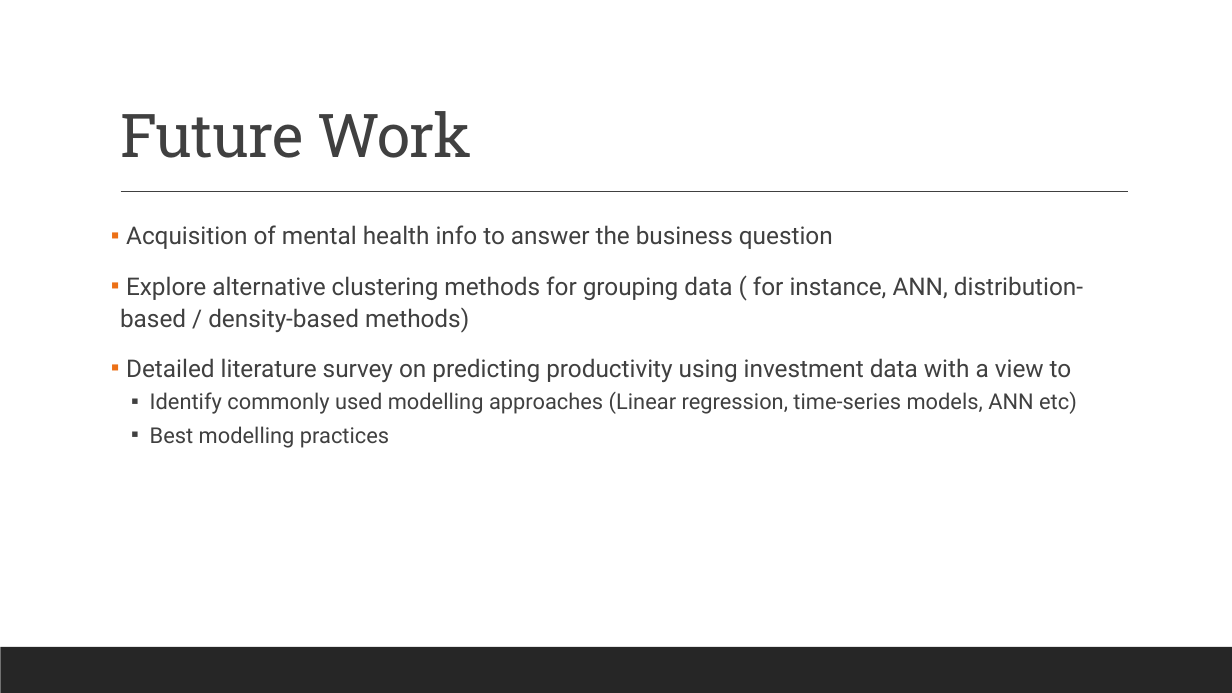
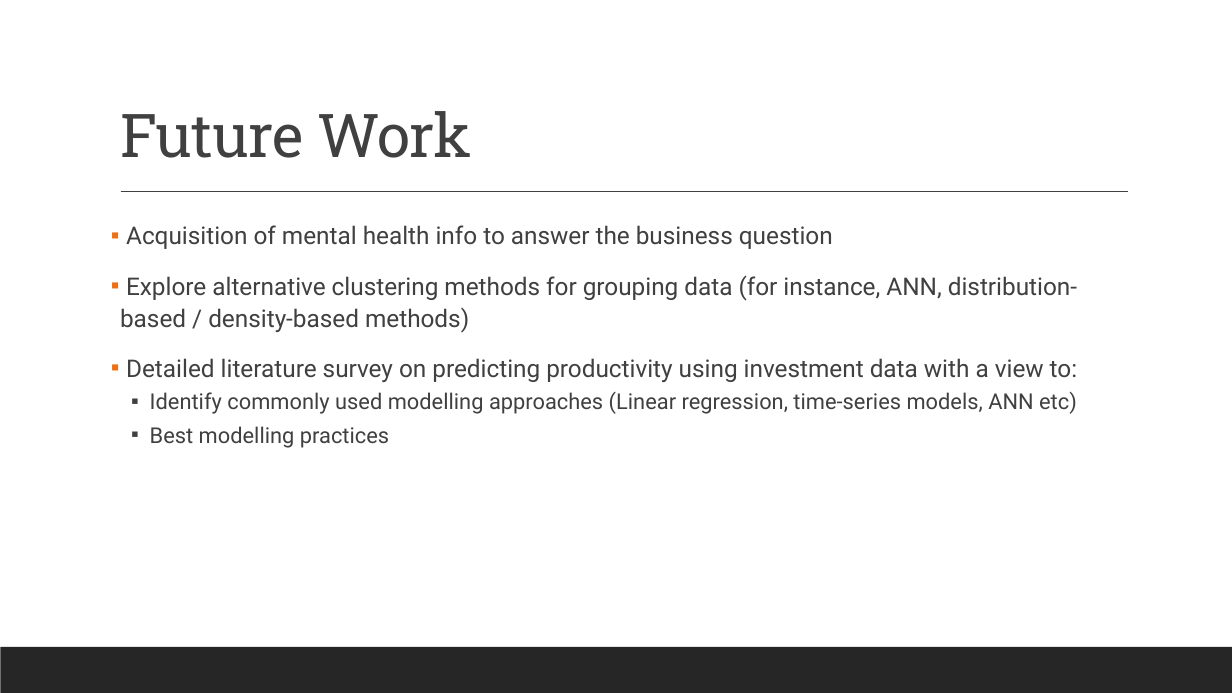
Before and after one commit to JohnHios/final_project, a slide deck: slide 13 of deloitte_investment_project/outputs/Deloitte_Investment_Project_JohnHios.pptx. Drawn at 1232x693 pixels with LibreOffice and Linux fonts; fonts in the diff are those of the drawing. Boxes give left, top, right and bottom in pixels: in the first picture for what was removed or moved away, otherwise in the second. Text is boxed around its words. In the diff, an @@ line names an element or a change of style, - is before the commit and + after.

```diff
--- a/deloitte_investment_project/outputs/Deloitte_Investment_Project_JohnHios.pptx
+++ b/deloitte_investment_project/outputs/Deloitte_Investment_Project_JohnHios.pptx
@@ text at box(120, 275, 1077, 382): text changed @@
-▪ Explore alternative clustering methods for grouping data ( for instance, ANN, distribution-based / density-based methods)
-▪ Detailed literature survey on predicting productivity using investment data with a view to
+▪ Explore alternative clustering methods for grouping data (for instance, ANN, distribution-based / density-based methods)
+▪ Detailed literature survey on predicting productivity using investment data with a view to:
```
Also in this commit, not shown: 5 other slides changed, 4 other files.
